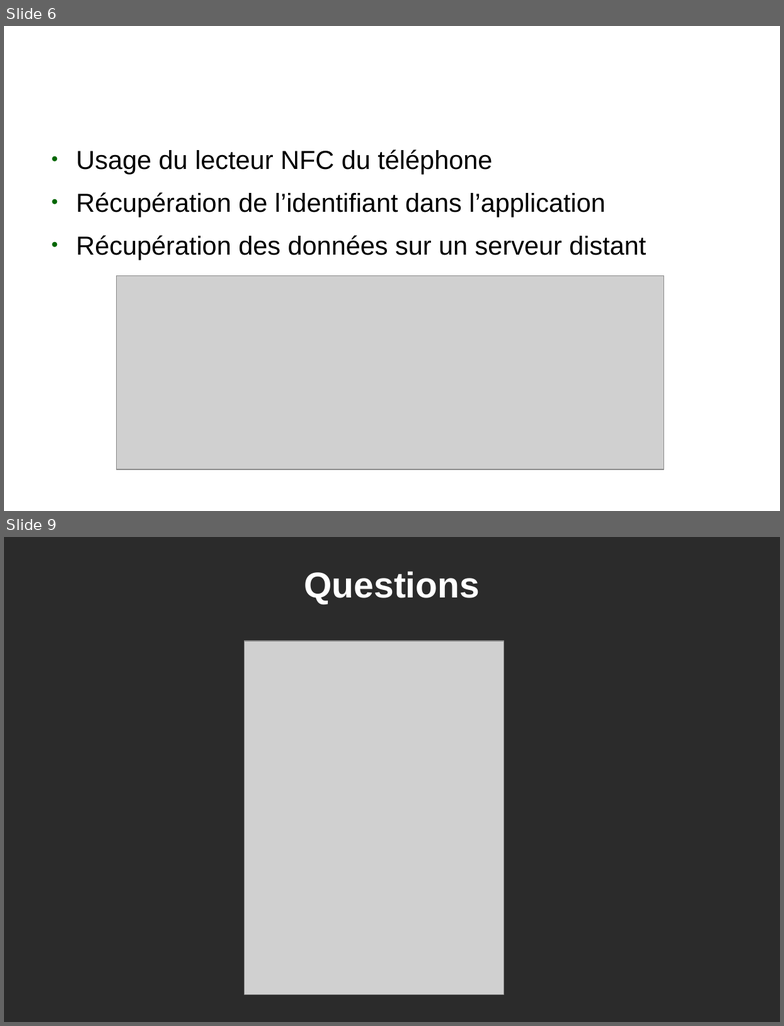
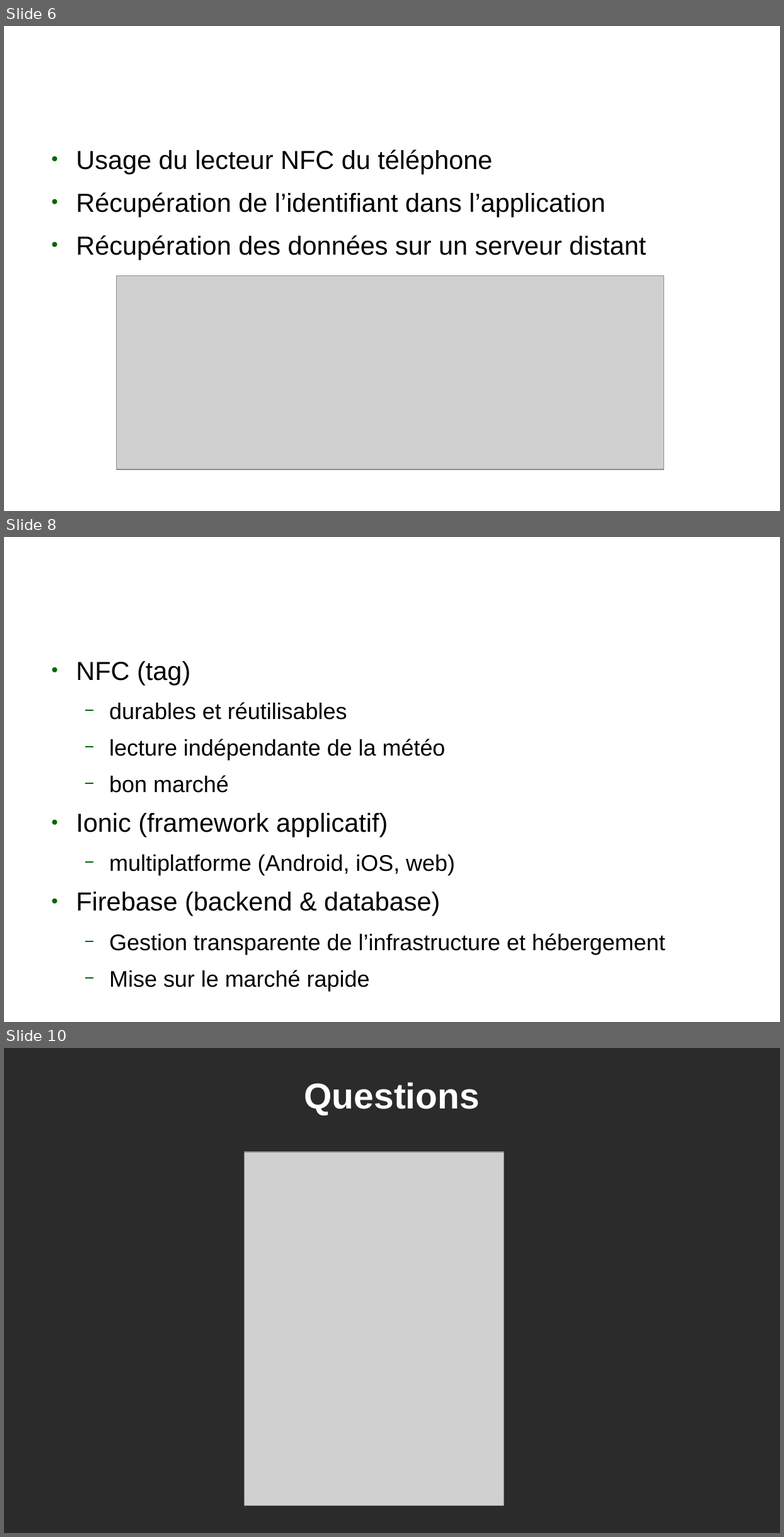
Before and after one commit to claudiosousa/hepia-projects-index-botanic, a slide deck: presentation/presentation.odp. Shown one above the other, each under a label of ours: slides 6 and 9 before the commit, slides 6, 8 and 10 after it; the slides between them are not shown. The pictures are 784x1026 and 784x1537 pixels, drawn with LibreOffice and Linux fonts; fonts in the diff are those of the drawing; grey boxes stand for pictures; background and template pictures are left out; a plain dark background stands for a picture behind light text. Boxes give left, top, right and bottom in pixels: in the first picture for what was removed or moved away, otherwise in the second. Text is boxed around its words. In the diff, an @@ line names an element or a change of style, - is before the commit and + after.

```diff
--- a/presentation/presentation.odp
+++ b/presentation/presentation.odp
@@ slide 8 added at (4, 537, 780, 1022), background picture (left out) @@
@@ title added at (42, 555, 742, 611), 36.7 pt, text #FFFFFF, bold @@
+Choix technologiques
@@ text added at (76, 661, 666, 991), 23.2 pt, text #000000 @@
+● NFC (tag)
+  − durables et réutilisables
+  − lecture indépendante de la météo
+  − bon marché
+● Ionic (framework applicatif)
+  − multiplatforme (Android, iOS, web)
+● Firebase (backend & database)
+  − Gestion transparente de l’infrastructure et hébergement
+  − Mise sur le marché rapide
@@ what was slide 9 is now slide 10 @@
```
Also in this commit, not shown: 3 slides changed, 2 other slides added, 2 slides removed, 5 other files.
